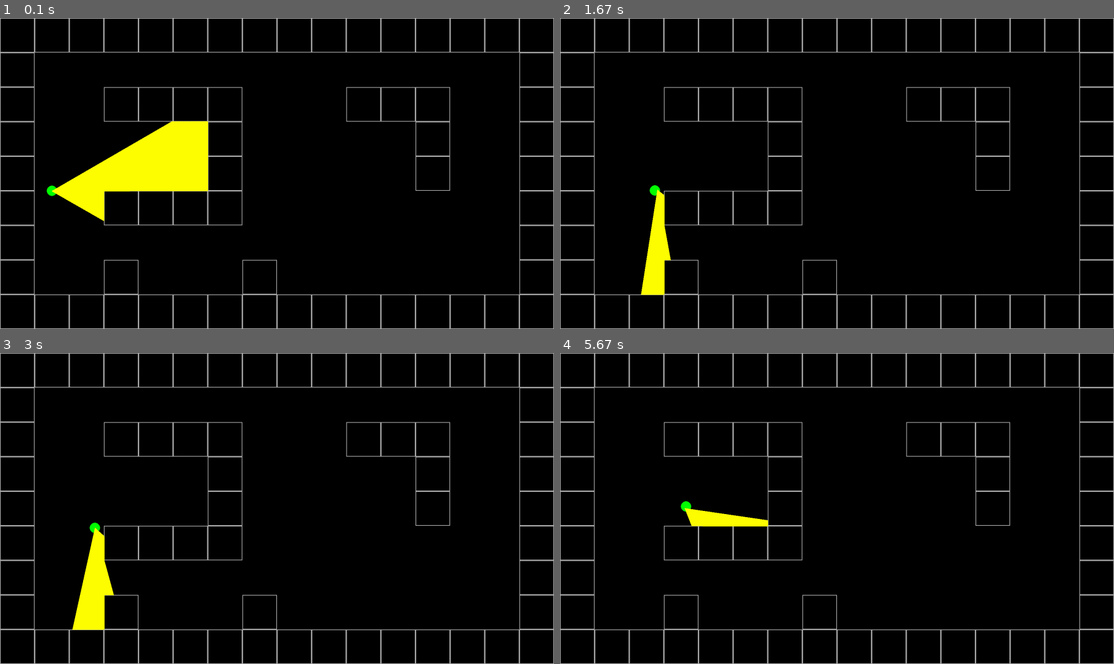
Above: before the commit, frames 1-4 (two rows, left to right).
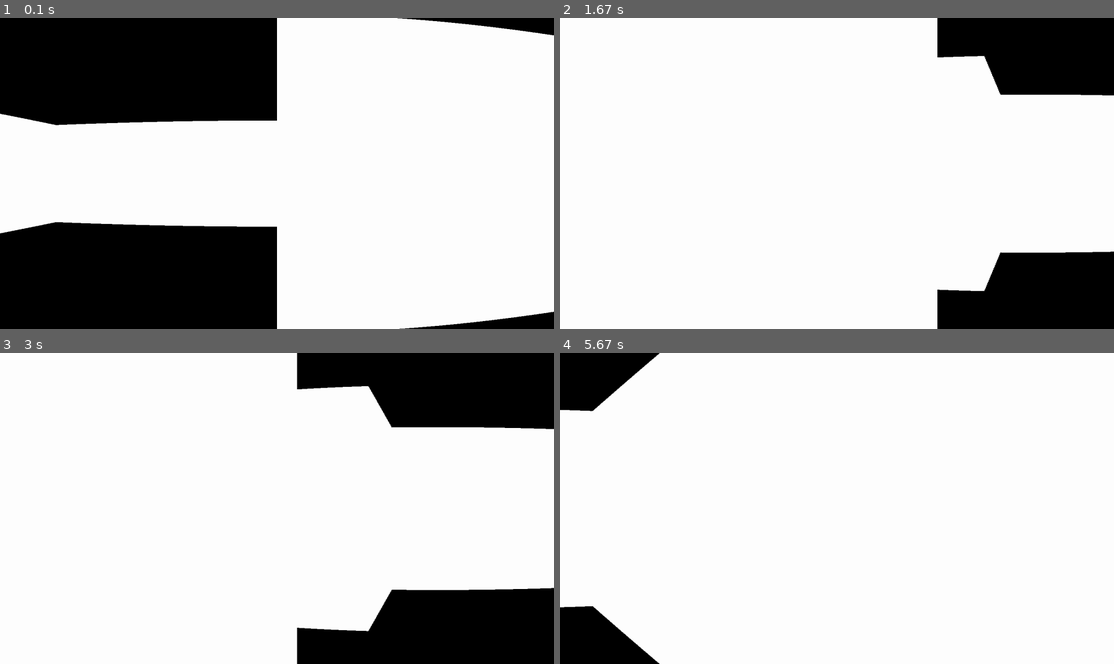
Above: after the commit, the same moments.

Repository: JaidevKaleeswaran/FPS-pygame
Game: pygame game, started from main.py
Two runs of this game, one before a commit and one after it. Both use one fixed random seed, a clock stepped at 60 frames per second and the inputs below.
Inputs:
- Up to frame 1 (0.1 s): no input
- Up to frame 2 (1.67 s): hold Right 0.33-0.8 s; hold Right 0.83-1.3 s; hold Left from 1.33 s (still down); hold A from 1.33 s (still down)
- Up to frame 3 (3 s): release Left at 1.87 s; release A at 1.87 s; hold Left 1.9-2.3 s; hold A 1.9-2.3 s; hold Right 2.33-2.97 s; hold D 2.33-2.97 s
- Up to frame 4 (5.67 s): hold Left 3-3.47 s; hold A 3-3.47 s; hold Right 3.5-3.97 s; hold D 3.5-3.97 s; hold Right 4-4.47 s; hold D 4-4.47 s; hold Left 4.5-5.03 s; hold A 4.5-5.03 s; hold Left 5.07-5.47 s; hold A 5.07-5.47 s; hold Right from 5.5 s (still down); hold D from 5.5 s (still down)

The runs differ from the first frame. In frame 1, 67% of the frame differs, in the area x 0-100%, y 0-100%; in frame 2, 88%; in frame 3, 83%; in frame 4, 96%.

Commit message:
Added 3d viewing and first person, started textures

Diff:
--- a/main.py
+++ b/main.py
@@ -27,8 +27,7 @@
 
     def draw(self):
         self.screen.fill('black')
-        self.map.draw()
-        self.player.draw()
+
 
 
     def check_events(self):
--- a/object_rendering.py
+++ b/object_rendering.py
@@ -0,0 +1,23 @@
+import pygame as pg
+from settings import *
+
+class ObjectRenderer:
+    def __init__(self,game):
+        self.game = game
+        self.screen = game.screen
+        self.wall_textures = self.load_wall_textures()
+
+    @staticmethod
+    def get_texture(path, res =(TEXTURE_SIZE, TEXTURE_SIZE)):
+        texture = pg.image.load(path).convert_alpha()
+        return pg.transform.scale(texture, res)
+
+    def load_wall_textures(self):
+        return {
+            1 : self.get_texture('resources/textures/1.png'),
+            2 : self.get_texture('resources/textures/2.png'),
+            3 : self.get_texture('resources/textures/3.png'),
+            4 : self.get_texture('resources/textures/4.png'),
+            5 : self.get_texture('resources/textures/5.png'),
+
+        }
--- a/ray_casting.py
+++ b/ray_casting.py
@@ -54,9 +54,13 @@
             else:
                 depth = depth_hor
 
+            proj_height = SCREEN_DIST / (depth + 0.0001)
+
+            pg.draw.rect(self.game.screen, 'white',(ray * SCALE, HALF_HEIGHT -proj_height//2, SCALE, proj_height))
+
             #draw line for debug
-            pg.draw.line(self.game.screen, 'yellow', (100 * ox, 100 * oy),
-                        (100 * ox + 100 * depth * cos_a, 100 * oy + 100 * depth * sin_a), 2)
+            # pg.draw.line(self.game.screen, 'yellow', (100 * ox, 100 * oy),
+            #             (100 * ox + 100 * depth * cos_a, 100 * oy + 100 * depth * sin_a), 2)
 
             ray_angle += DELTA_ANGLE
 
--- a/settings.py
+++ b/settings.py
@@ -1,7 +1,9 @@
 import math
 
 RES = WIDTH, HEIGHT = 1600,900
-FPS = 60
+HALF_WIDTH = WIDTH//2
+HALF_HEIGHT = HEIGHT//2
+FPS = 0
 
 PLAYER_POS = 1.5, 5
 PLAYER_ANGLE = 0
@@ -14,3 +16,9 @@
 HALF_NUM_RAYS = NUM_RAYS//2
 DELTA_ANGLE = FOV/NUM_RAYS
 MAX_DEPTH = 20
+
+SCREEN_DIST = HALF_WIDTH / math.tan(HALF_FOV)
+SCALE = WIDTH // NUM_RAYS
+
+TEXTURE_SIZE = 256
+HALF_TEXTURE_SIZE = TEXTURE_SIZE // 2
